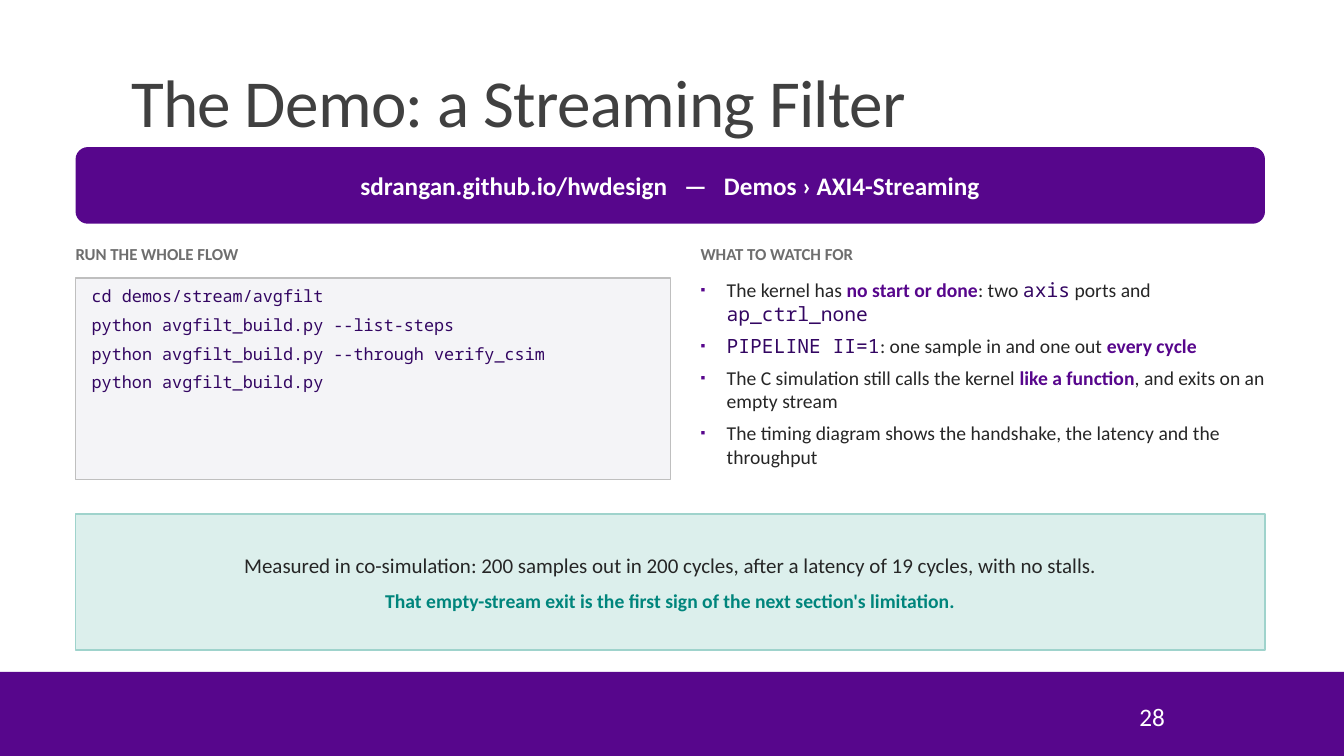
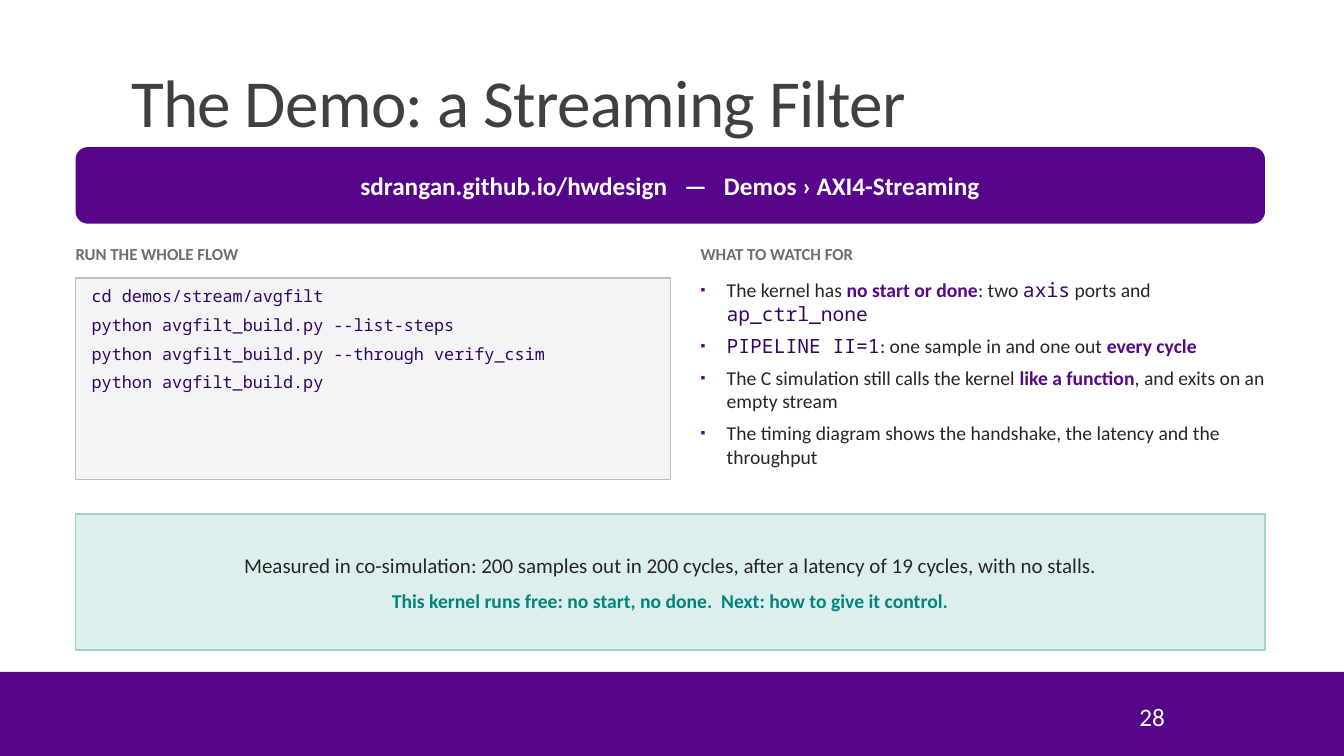
Before and after one commit to sdrangan/hwdesign, a slide deck: slide 28 of units/unit05_fifo/fifo.pptx. Drawn at 1344x756 pixels with LibreOffice and Linux fonts; fonts in the diff are those of the drawing; background and template pictures are left out. Boxes give left, top, right and bottom in pixels: in the first picture for what was removed or moved away, otherwise in the second. Text is boxed around its words. In the diff, an @@ line names an element or a change of style, - is before the commit and + after.

```diff
--- a/units/unit05_fifo/fifo.pptx
+++ b/units/unit05_fifo/fifo.pptx
@@ text in rectangle at <box>392,594,948,612</box>: text changed @@
-That empty-stream exit is the first sign of the next section's limitation.
+This kernel runs free: no start, no done. Next: how to give it control.
```
Also in this commit, not shown: 8 other slides changed, 9 slides added, 4 slides removed, 1 other file.
